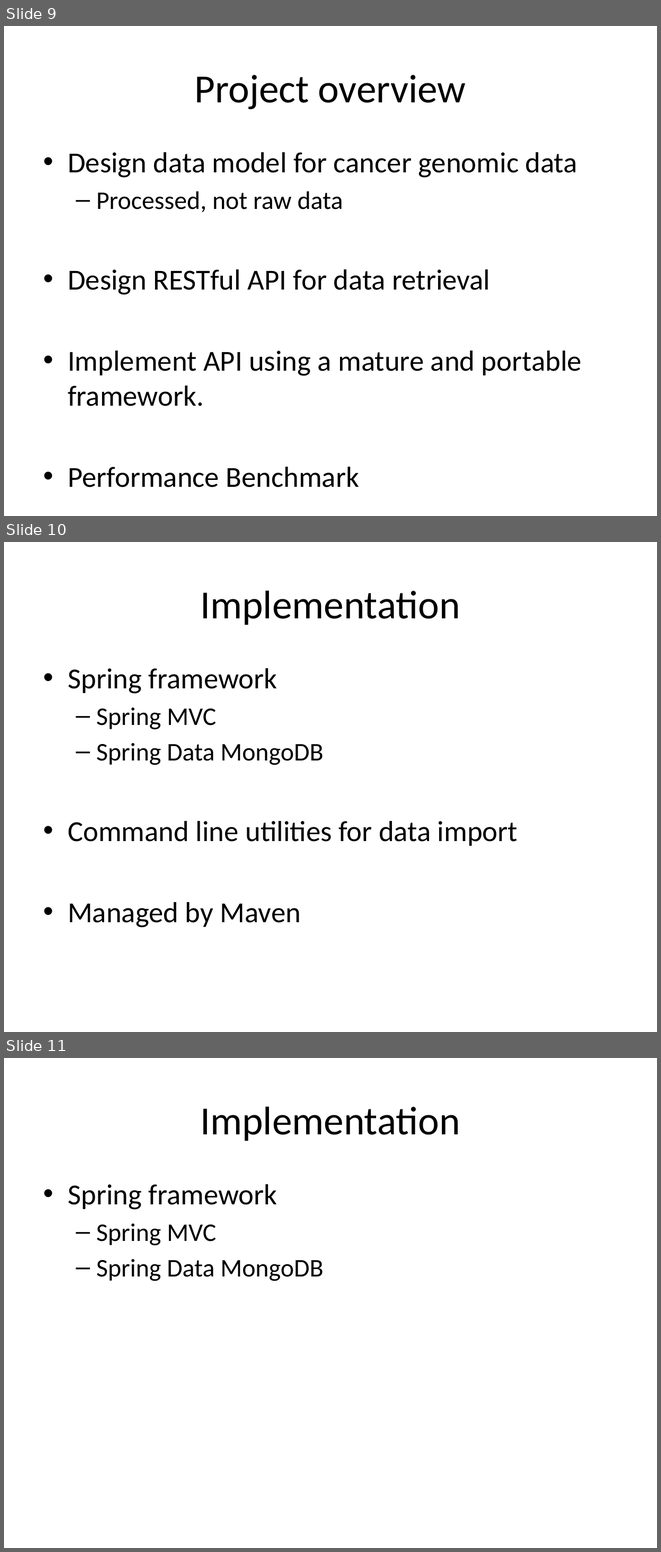
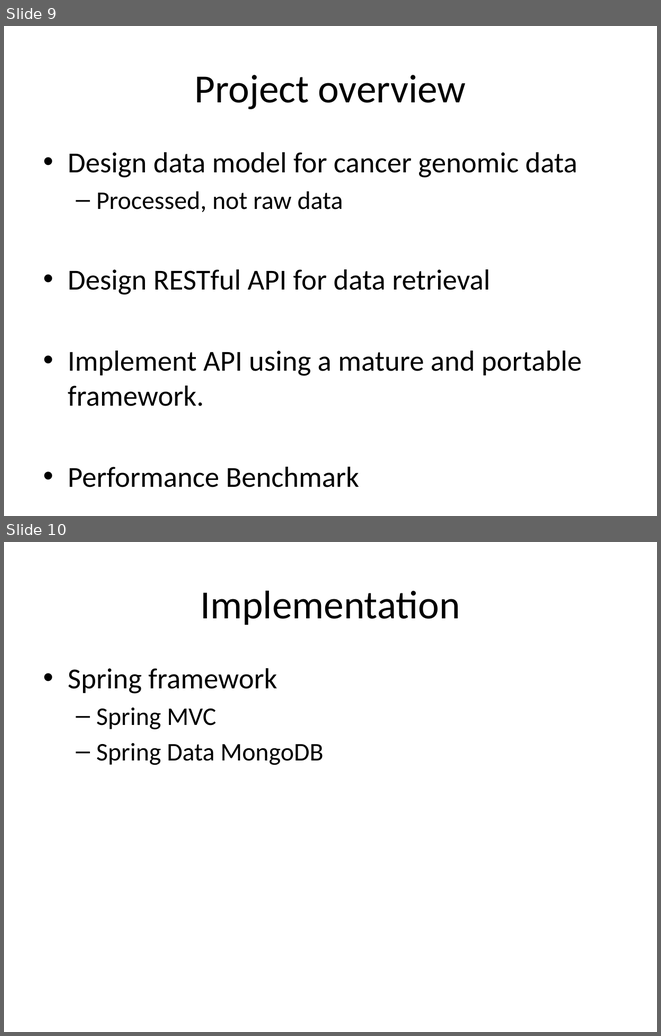
Before and after one commit to oncoblocks/gsoc-data-warehouse, a slide deck: docs/Gsoc_midterm_demo_070715.pptx. Shown one above the other, each under a label of ours: slides 9, 10 and 11 before the commit, slides 9 and 10 after it. The pictures are 661x1552 and 661x1036 pixels, drawn with LibreOffice and Linux fonts; fonts in the diff are those of the drawing. Boxes give left, top, right and bottom in pixels: in the first picture for what was removed or moved away, otherwise in the second. Text is boxed around its words. In the diff, an @@ line names an element or a change of style, - is before the commit and + after.

Commit message:
Add presentation slides

```diff
--- a/docs/Gsoc_midterm_demo_070715.pptx
+++ b/docs/Gsoc_midterm_demo_070715.pptx
@@ slide 10 removed at [4,542,657,1032], background #FFFFFF @@
@@ title removed at [200,590,460,625] @@
-Implementation
@@ text removed at [68,668,518,927] @@
-• Spring framework
-  – Spring MVC
-  – Spring Data MongoDB
-• Command line utilities for data import
-• Managed by Maven
@@ what was slide 11 is now slide 10 @@
```
Also in this commit, not shown: 2 other files.
